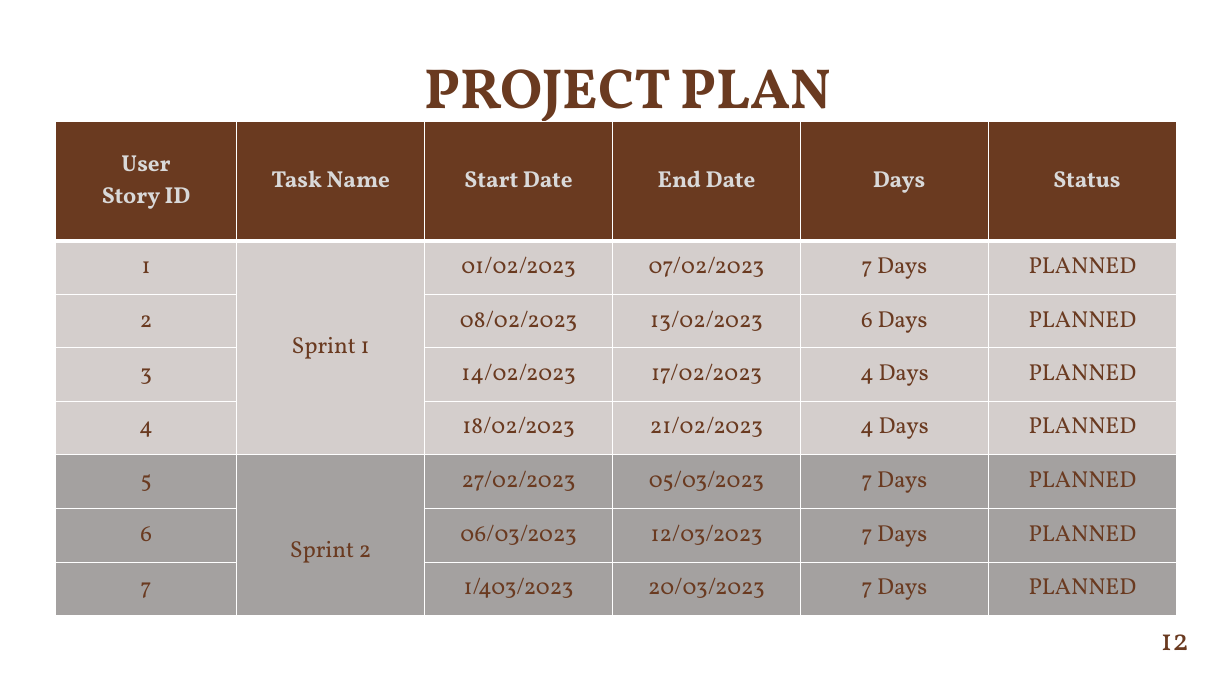
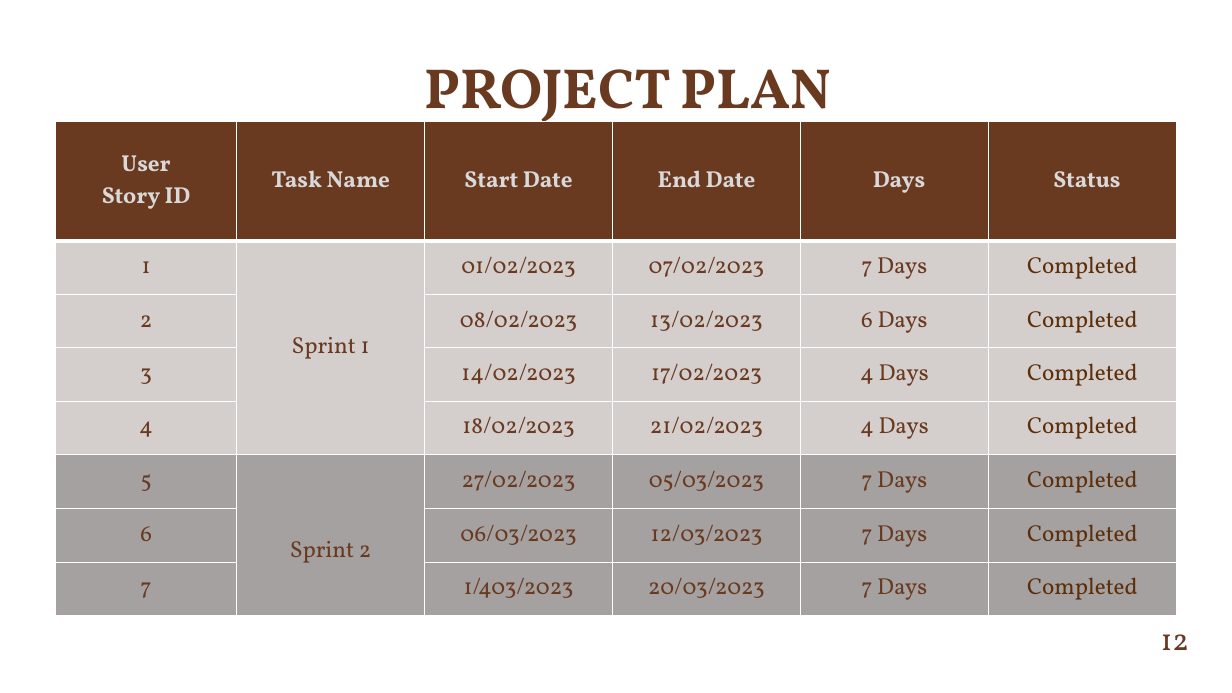
Before and after one commit to NihalNazer/MainProject, a slide deck: slide 12 of ATTENTION MECHANISM-BASED CROWD COUNTING WITH CNN.pptx. Drawn at 1232x693 pixels with LibreOffice and Linux fonts; fonts in the diff are those of the drawing; background and template pictures are left out. Boxes give left, top, right and bottom in pixels: in the first picture for what was removed or moved away, otherwise in the second. Text is boxed around its words. In the diff, an @@ line names an element or a change of style, - is before the commit and + after.

```diff
--- a/ATTENTION MECHANISM-BASED CROWD COUNTING WITH CNN.pptx
+++ b/ATTENTION MECHANISM-BASED CROWD COUNTING WITH CNN.pptx
@@ table at (55,122,1175,616) @@
-row 2, column 6: PLANNED
+row 2, column 6: Completed
-row 3, column 6: PLANNED
+row 3, column 6: Completed
-row 4, column 6: PLANNED
+row 4, column 6: Completed
-row 5, column 6: PLANNED
+row 5, column 6: Completed
-row 6, column 6: PLANNED
+row 6, column 6: Completed
-row 7, column 6: PLANNED
+row 7, column 6: Completed
-row 8, column 6: PLANNED
+row 8, column 6: Completed
```
Also in this commit, not shown: 2 other slides changed, 1 other file.
